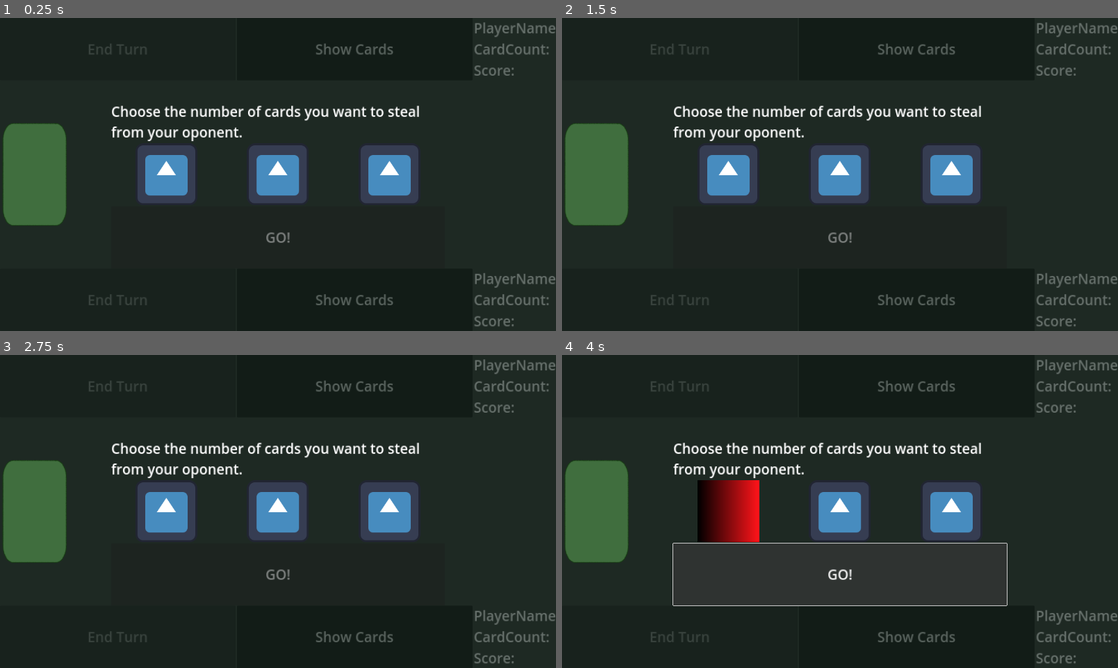
Above: before the commit, frames 1-4 (two rows, left to right).
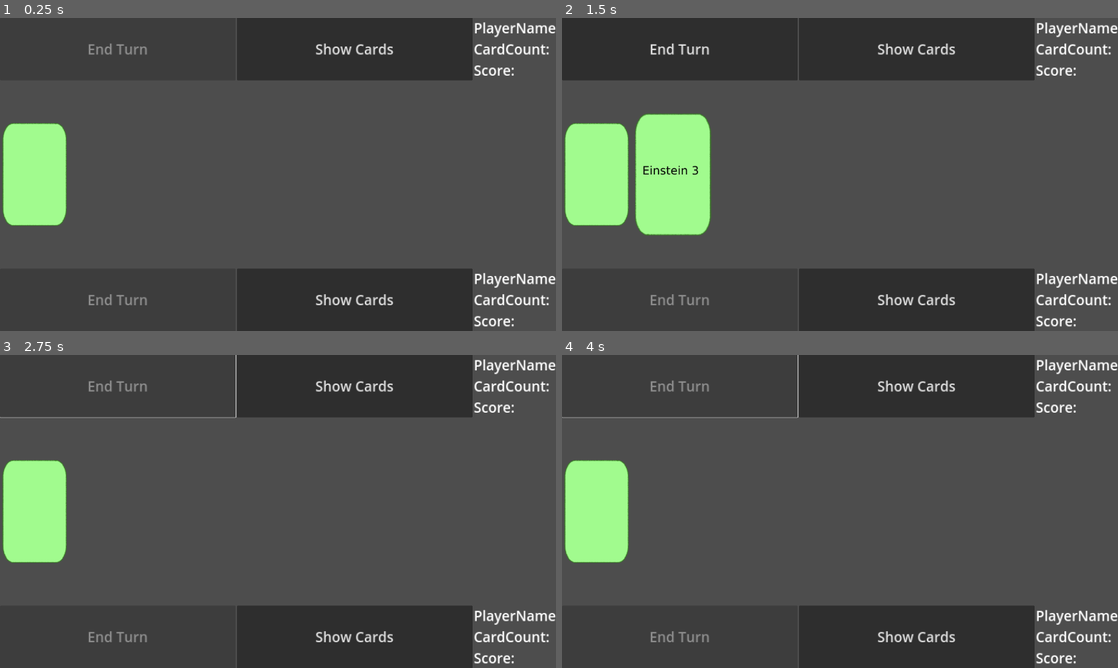
Above: after the commit, the same moments.

Repository: ElQDuck/guinea-piggies
Game: Godot game, scene res://scenes/main.tscn
Two runs of this game, one before a commit and one after it. Both use one fixed random seed, a clock stepped at 60 frames per second and the inputs below. The engine's default icon, where the game draws it, is replaced by a stand-in: a white triangle on a blue panel in a dark square.
Inputs (mouse positions are in pixels of both pictures, inside the frame that each line leads up to):
- Up to frame 1 (0.25 s): no input
- Up to frame 2 (1.5 s): click "Show Cards" at 0.5 s; click (595, 174) at 1.25 s
- Up to frame 3 (2.75 s): click (116, 386) at 2 s, where only the run after the commit has a clickable "End Turn"
- Up to frame 4 (4 s): click (728, 511) at 2.77 s; click (840, 574) at 3.5 s, where only the run before the commit has a clickable "GO!"

The runs differ from the first frame. In frame 1, 97% of the frame differs, in the area x 0-100%, y 0-100%; in frame 2, 89%; in frame 3, 97%; in frame 4, 98%.

Commit message:
feat: add a lot of code

Diff:
--- a/scenes/main.tscn
+++ b/scenes/main.tscn
@@ -114,6 +114,7 @@
 text = "Score:"
 
 [node name="DiceSelectionUi" type="CanvasLayer" parent="."]
+visible = false
 
 [node name="Panel" type="Panel" parent="DiceSelectionUi"]
 self_modulate = Color(0, 0.65355, 0.325028, 1)
@@ -182,3 +183,4 @@
 [connection signal="toggled" from="DiceSelectionUi/VBoxContainer/HBoxContainer/1" to="DiceSelectionUi/VBoxContainer/Button" method="_on__toggled_1"]
 [connection signal="toggled" from="DiceSelectionUi/VBoxContainer/HBoxContainer/2" to="DiceSelectionUi/VBoxContainer/Button" method="_on__toggled_2"]
 [connection signal="toggled" from="DiceSelectionUi/VBoxContainer/HBoxContainer/3" to="DiceSelectionUi/VBoxContainer/Button" method="_on__toggled_3"]
+[connection signal="pressed" from="DiceSelectionUi/VBoxContainer/Button" to="DiceSelectionUi/VBoxContainer/Button" method="_on_self_pressed"]
--- a/scripts/SelectDiceButton.gd
+++ b/scripts/SelectDiceButton.gd
@@ -1,5 +1,7 @@
 extends Button
 
+@onready var Player1 = $"../../../Player1"
+@onready var Player2 = $"../../../Player2"
 @onready var Dice1 = $"../HBoxContainer/1"
 @onready var Dice2 = $"../HBoxContainer/2"
 @onready var Dice3 = $"../HBoxContainer/3"
@@ -15,6 +17,23 @@
 		self.disabled = true
 	else:
 		self.disabled = false
+
+	# If the player has les cards than 3 -> only make as much selections available as cards in hand
+	# If the player has no card this dialog should not apear.
+	if Player1.Active:
+		match Player1.CardsInHand.size():
+			1:
+				Dice2.disabled = true
+				Dice3.disabled = true
+			2:
+				Dice3.disabled = true
+	if Player2.Active:
+		match Player2.CardsInHand.size():
+			1:
+				Dice2.disabled = true
+				Dice3.disabled = true
+			2:
+				Dice3.disabled = true
 
 
 func _on__toggled_1(toggled_on):
@@ -33,3 +52,14 @@
 	if toggled_on:
 		Dice1.set_pressed_no_signal(false)
 		Dice2.set_pressed_no_signal(false)
+
+
+
+func _on_self_pressed():
+	if Dice1.button_pressed:
+		print("1 selected")
+	if Dice2.button_pressed:
+		print("2 selected")
+	if Dice3.button_pressed:
+		print("3 selected")
+	$"../..".set_visible(false)
--- a/scripts/Table.gd
+++ b/scripts/Table.gd
@@ -1,5 +1,7 @@
 extends Node2D
 
+@onready var Player1 = $"../Player1"
+@onready var Player2 = $"../Player2"
 @export var CardsOnTable: Array = []
 
 # Called when the node enters the scene tree for the first time.
@@ -21,12 +23,12 @@
 		if CardsOnTable[i].Type == newCard.Type:
 			print("Double card found: " + Card.PiggyType.keys()[newCard.Type] + " at " + str(i))
 			# Add left over cards to current player
-			if $"../Player1".Active:
+			if Player1.Active:
 				for j in range(i):
-					$"../Player1".CardsInHand.push_back(CardsOnTable[j])
+					Player1.CardsInHand.push_back(CardsOnTable[j])
 			else:
 				for j in range(i):
-					$"../Player2".CardsInHand.push_back(CardsOnTable[j])
+					Player2.CardsInHand.push_back(CardsOnTable[j])
 			SwitchPlaerTurn()
 			CleanupTable()
 			break
@@ -35,7 +37,18 @@
 	if newCard.Type == Card.PiggyType.Predator:
 		print("Predator!")
 		CleanupTable()
-		SwitchPlaerTurn()
+		if Player1.Active and Player1.CardsInHand.size() > 0:
+			$"../DiceSelectionUi".set_visible(true)
+		if Player1.Active and Player1.CardsInHand.size() == 0:
+			print("Player has no cards in hand. Skip predator event.")
+			SwitchPlaerTurn()
+		if Player2.Active and Player2.CardsInHand.size() > 0:
+			$"../DiceSelectionUi".set_visible(true)
+		if Player2.Active and Player2.CardsInHand.size() == 0:
+			print("Player has no cards in hand. Skip predator event.")
+			SwitchPlaerTurn()
+
+
 
 func CleanupTable():
 	CardsOnTable.clear()
